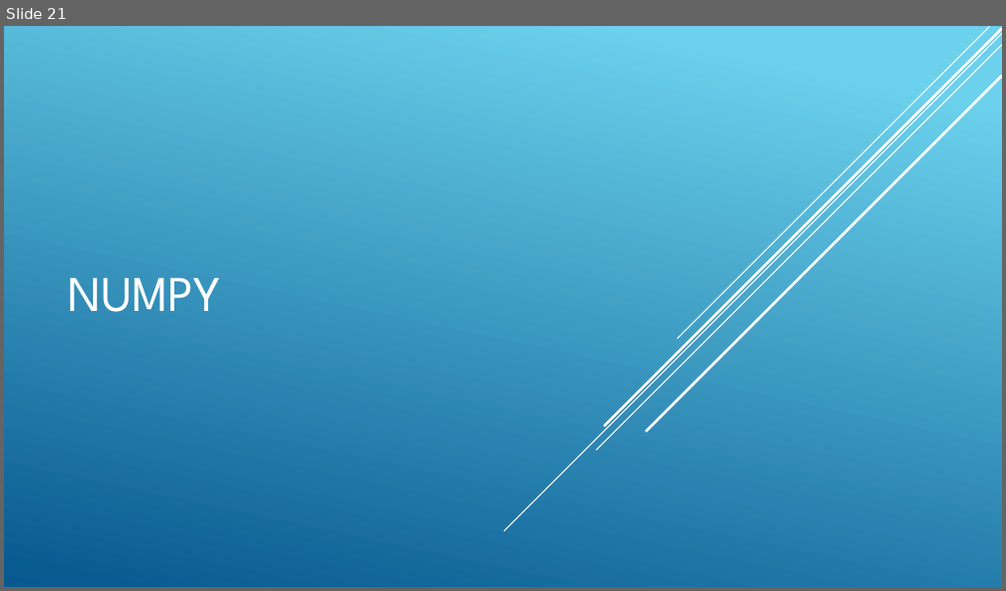
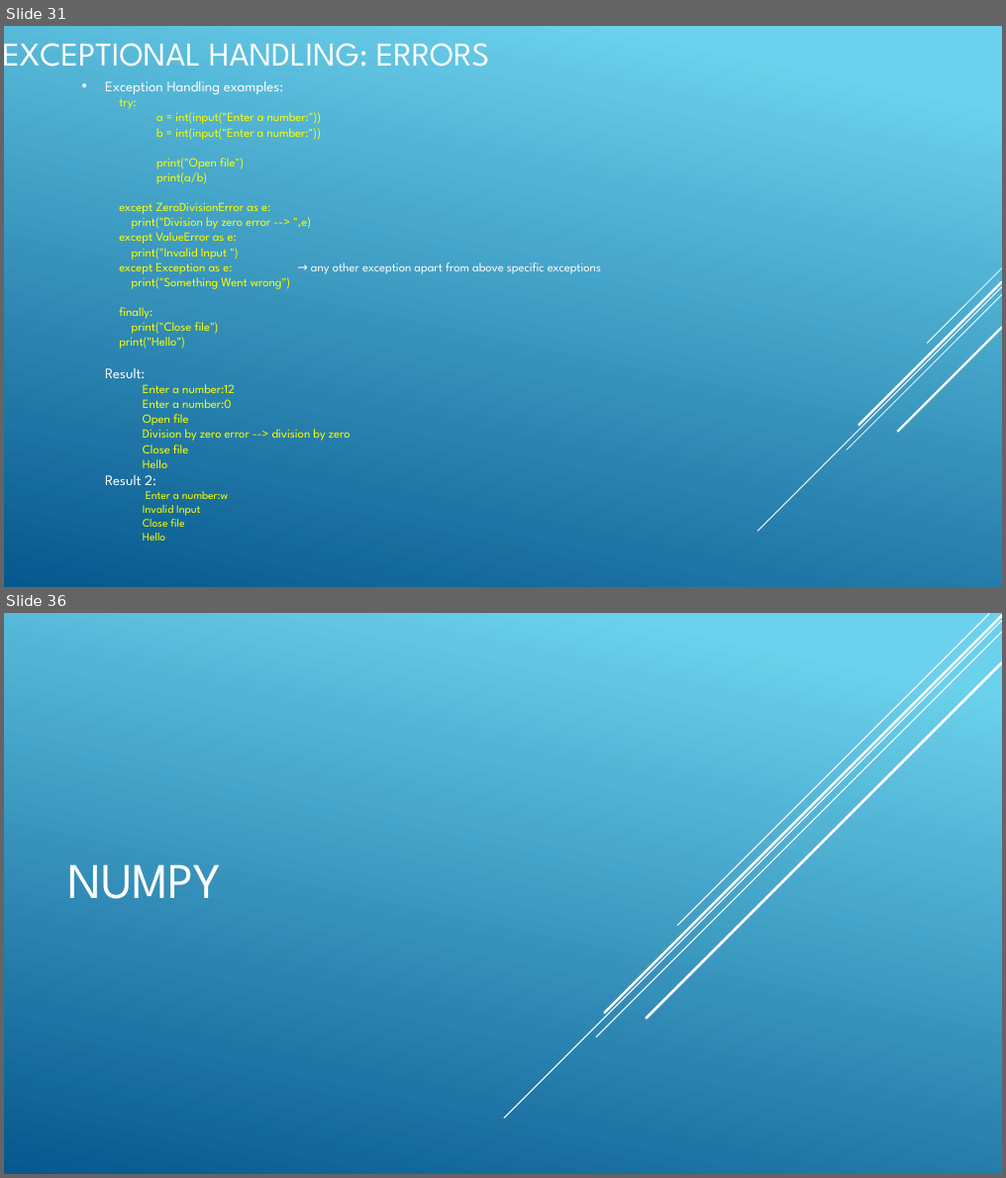
Before and after one commit to tvkatgit/DataScience-Python, a slide deck: Python.pptx. Shown one above the other, each under a label of ours: slide 21 before the commit, slides 31 and 36 after it; the slides between them are not shown. The pictures are 1006x591 and 1006x1178 pixels, drawn with LibreOffice and Linux fonts; fonts in the diff are those of the drawing. Boxes give left, top, right and bottom in pixels: in the first picture for what was removed or moved away, otherwise in the second. Text is boxed around its words. In the diff, an @@ line names an element or a change of style, - is before the commit and + after.

```diff
--- a/Python.pptx
+++ b/Python.pptx
@@ slide 31 added at (4,26,1002,587), background gradient #6ED2EB to #06588E @@
@@ text added at (4,43,489,67), 32 pt, text #FFFFFF @@
+EXCEPTIONAL HANDLING: ERRORS
@@ text added at (105,81,601,541), 12 pt, text #FFFF00 @@
+• Exception Handling examples:
+  try:
+    a = int(input("Enter a number:"))
+    b = int(input("Enter a number:"))
+    print("Open file")
+    print(a/b)
+  except ZeroDivisionError as e:
+  print("Division by zero error --> ",e)
+  except ValueError as e:
+  print("Invalid Input ")
+  except Exception as e: → any other exception apart from above specific exceptions
+  print("Something Went wrong")
+  finally:
+  print("Close file")
+  print("Hello")
+Result:
+Enter a number:12
+Enter a number:0
+Open file
+Division by zero error --> division by zero
+Close file
+Hello
+Result 2:
+Enter a number:w
+Invalid Input
+Close file
+Hello
@@ group added at (757,269,1002,531): 5 lines @@
@@ what was slide 21 is now slide 36 @@
```
Also in this commit, not shown: 4 slides changed, 14 other slides added.
